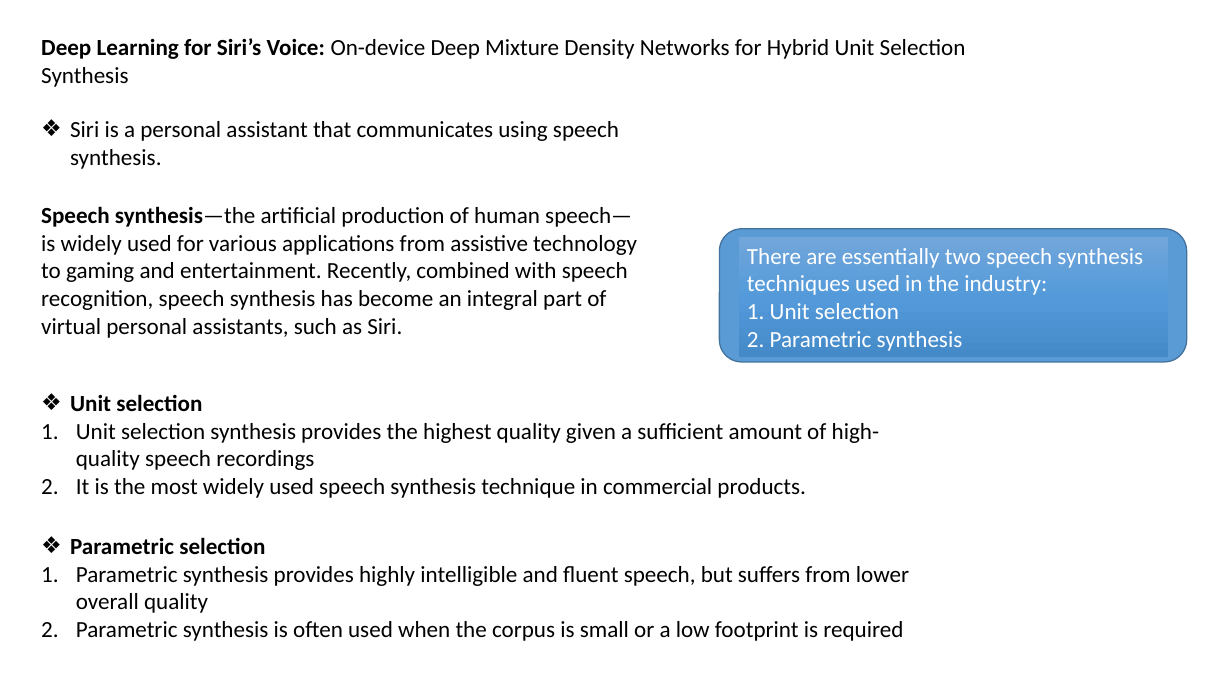
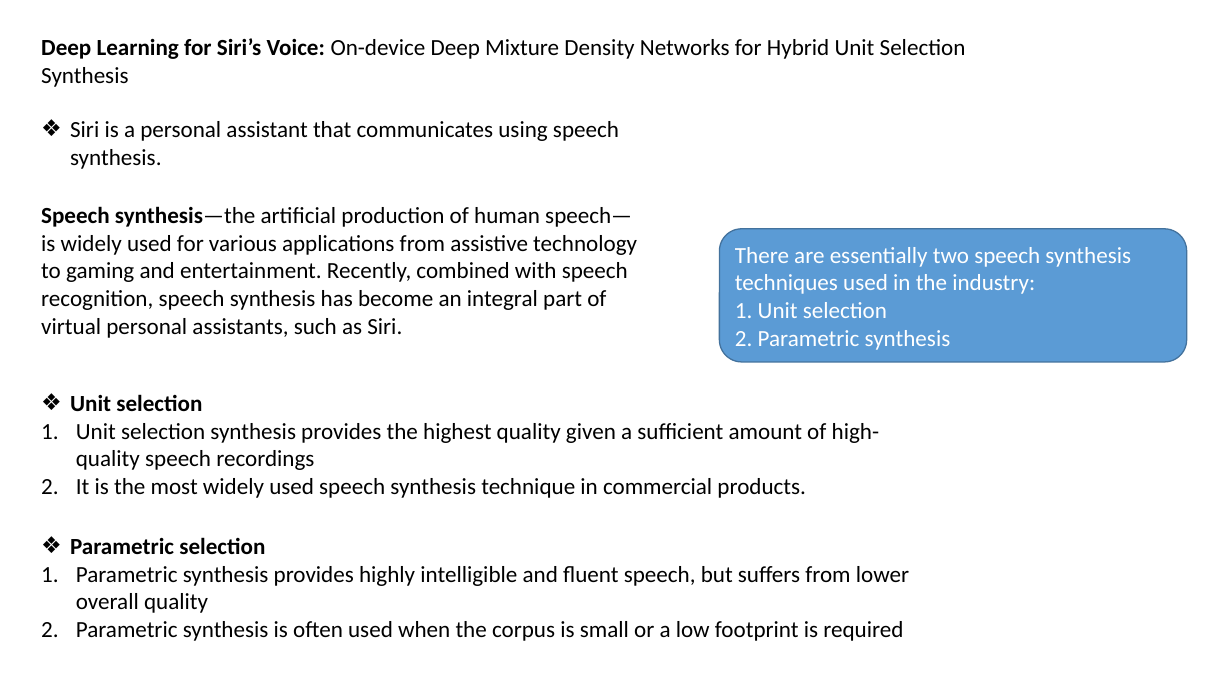
Before and after one commit to maddy6/LSTM_DEEP, a slide deck: slide 2 of Voice_Based_AI_Applications.pptx. Drawn at 1232x693 pixels with LibreOffice and Linux fonts; fonts in the diff are those of the drawing. Boxes give left, top, right and bottom in pixels: in the first picture for what was removed or moved away, otherwise in the second. Text is boxed around its words. In the diff, an @@ line names an element or a change of style, - is before the commit and + after.

```diff
--- a/Voice_Based_AI_Applications.pptx
+++ b/Voice_Based_AI_Applications.pptx
@@ rectangle removed at (738, 237, 1169, 358) @@
-There are essentially two speech synthesis techniques used in the industry:
-1. Unit selection
-2. Parametric synthesis
@@ text in rounded rectangle at (735, 247, 1131, 350): text added @@
+There are essentially two speech synthesis techniques used in the industry:
+1. Unit selection
+2. Parametric synthesis
```
Also in this commit, not shown: 1 other slide changed, 18 slides added, 1 slide removed.
